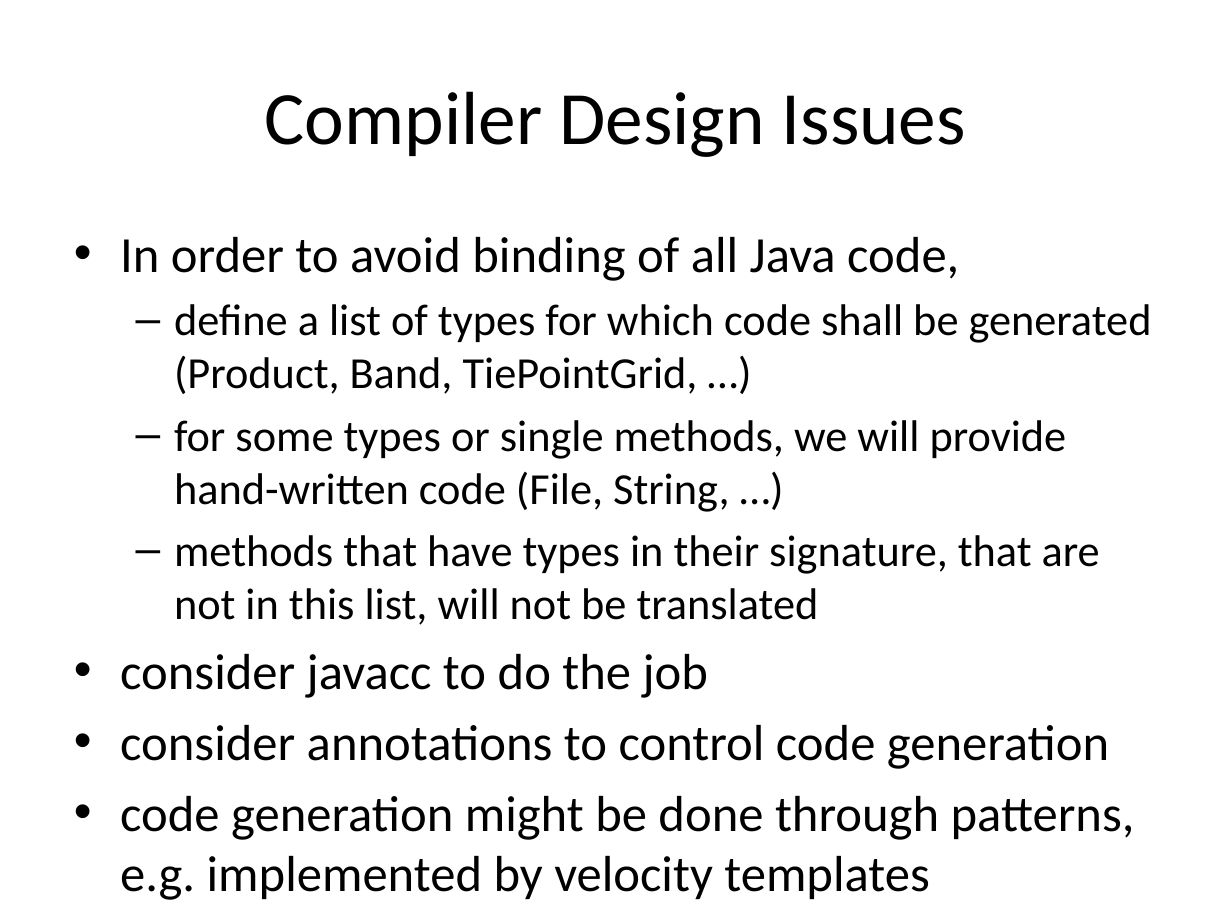
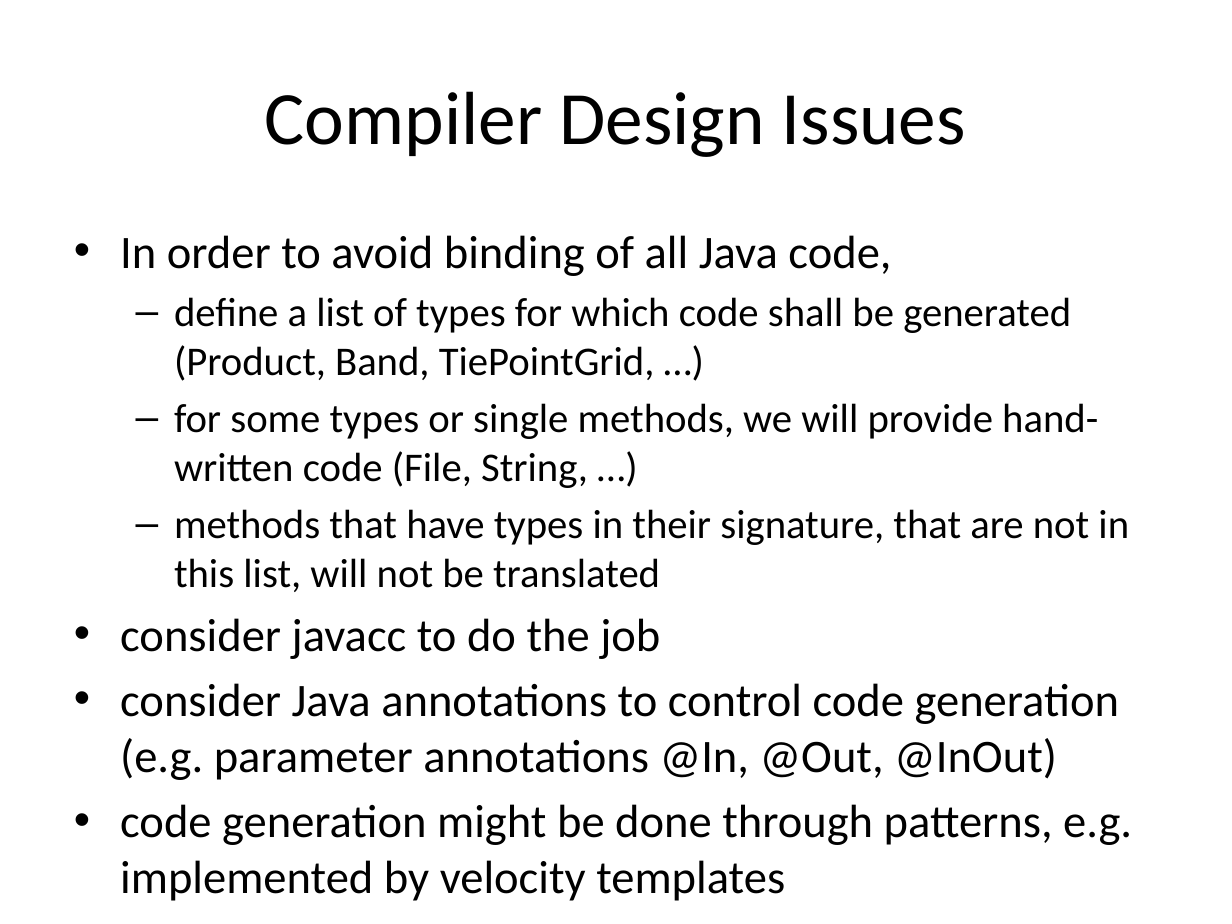
Before and after one commit to bcdev/beam-extapi, a slide deck: slide 9 of docs/beam-extapi.pptx. Drawn at 1232x924 pixels with LibreOffice and Linux fonts; fonts in the diff are those of the drawing. Boxes give left, top, right and bottom in pixels: in the first picture for what was removed or moved away, otherwise in the second. Text is boxed around its words. In the diff, an @@ line names an element or a change of style, - is before the commit and + after.

```diff
--- a/docs/beam-extapi.pptx
+++ b/docs/beam-extapi.pptx
@@ text at (x1=120, y1=235, x2=1132, y2=845): size 29.6 to 27.2 pt in "In order to avoid binding of all ...", "consider javacc to do the job", "code generation might be done through patterns, ..."; size 25.9 to 23.8 pt in "define a list of types for which ...", "for some types or single methods, we ...", "methods that have types in their signature, ..." @@
@@ text at (x1=120, y1=683, x2=1119, y2=780): text changed; size 29.6 to 27.2 pt @@
-• consider annotations to control code generation
+• consider Java annotations to control code generation (e.g. parameter annotations @In, @Out, @InOut)
```
Also in this commit, not shown: 3 other slides changed, 8 other files.
